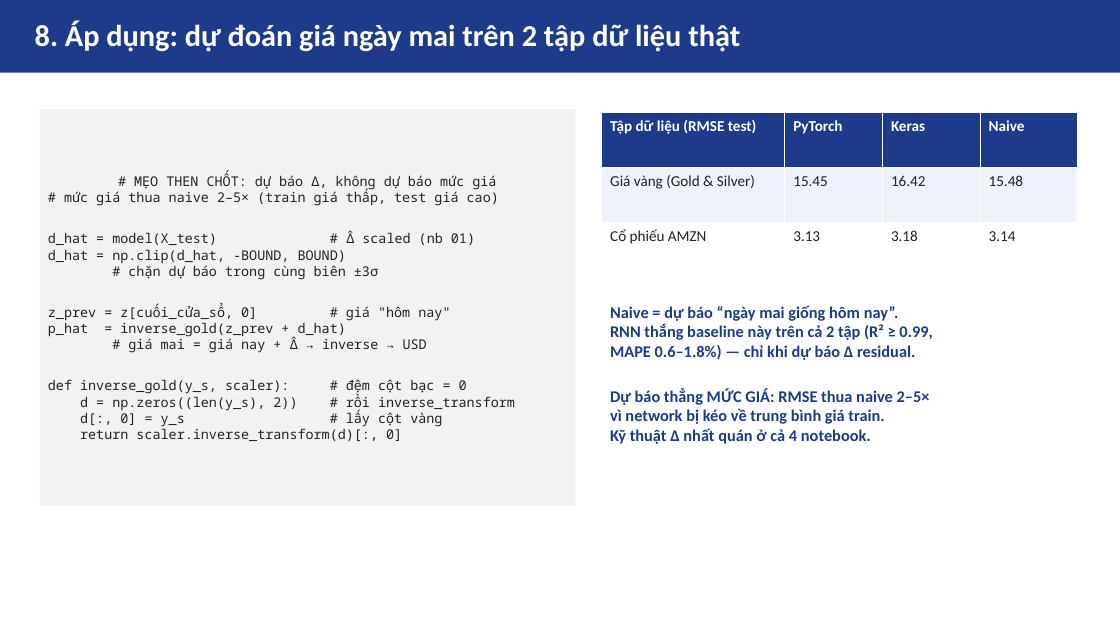
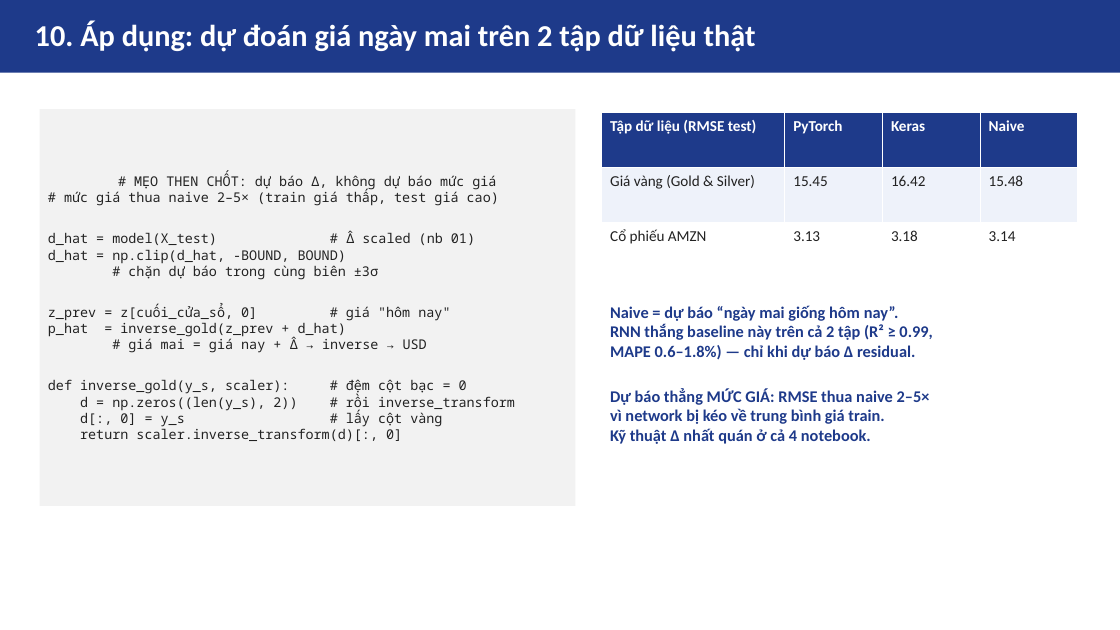
Before and after one commit to lucnguyen1375/HTTM-Presentation, a slide deck: slide 10 of asm06/slides/rnn.pptx (slide 8 before the commit). Drawn at 1120x630 pixels with LibreOffice and Linux fonts; fonts in the diff are those of the drawing. Boxes give left, top, right and bottom in pixels: in the first picture for what was removed or moved away, otherwise in the second. Text is boxed around its words. In the diff, an @@ line names an element or a change of style, - is before the commit and + after.

```diff
--- a/asm06/slides/rnn.pptx
+++ b/asm06/slides/rnn.pptx
@@ text at (35, 20, 756, 52): text changed @@
-8. Áp dụng: dự đoán giá ngày mai trên 2 tập dữ liệu thật
+10. Áp dụng: dự đoán giá ngày mai trên 2 tập dữ liệu thật
```
Also in this commit, not shown: 6 other slides changed, 2 slides added, 1 other file.
